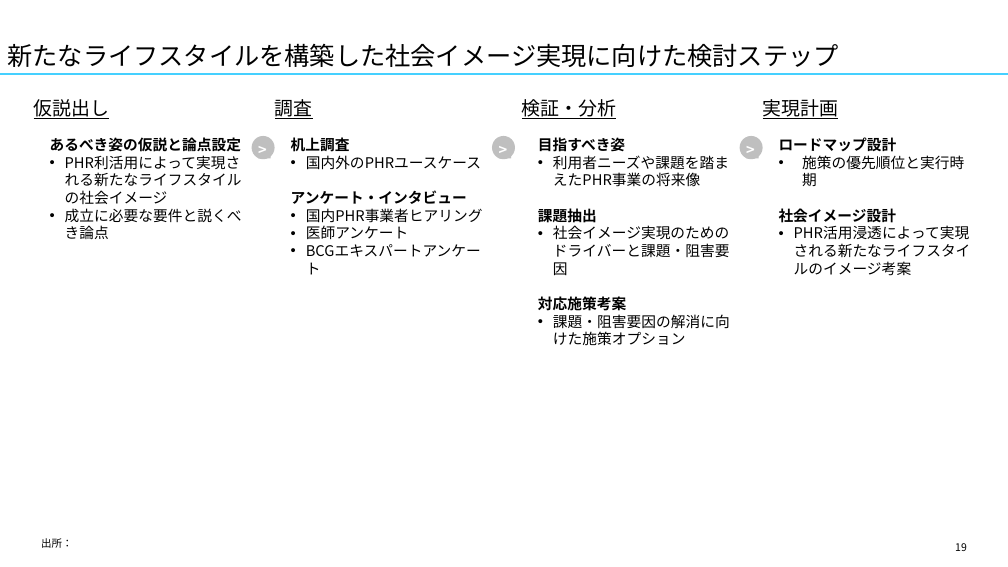
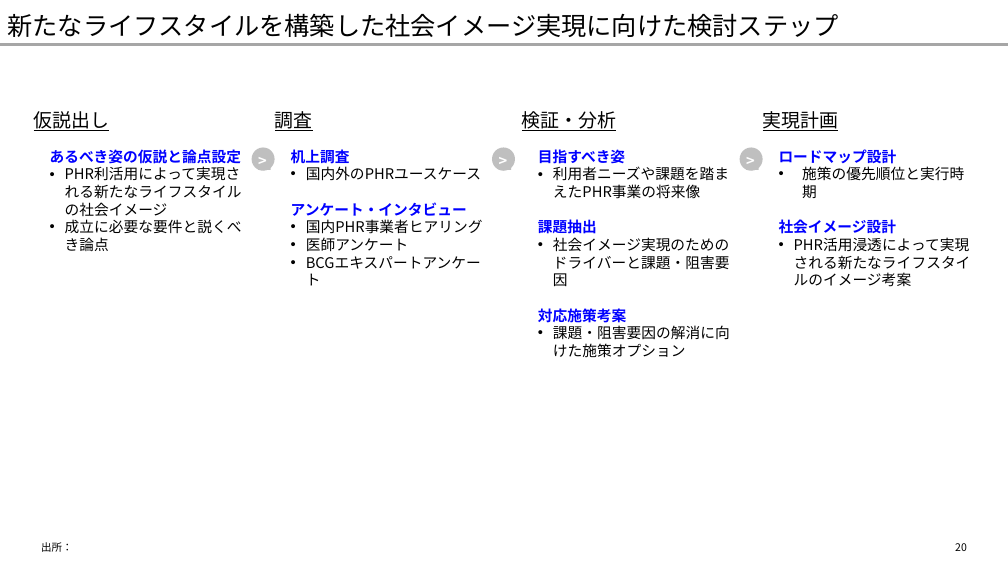
Before and after one commit to yuzucha16/dotfiles, a slide deck: slide 20 of office/Blank.potx (slide 19 before the commit). Drawn at 1008x567 pixels with LibreOffice and Linux fonts; fonts in the diff are those of the drawing. Boxes give left, top, right and bottom in pixels: in the first picture for what was removed or moved away, otherwise in the second. Text is boxed around its words. In the diff, an @@ line names an element or a change of style, - is before the commit and + after.

```diff
--- a/office/Blank.potx
+++ b/office/Blank.potx
@@ title "新たなライフスタイルを構築した社会イメージ実現に向けた検討ステップ": place and size @@
-title "新たなライフスタイルを構築した社会イメージ実現に向けた検討ステップ" at [8, 43, 839, 67]
+title "新たなライフスタイルを構築した社会イメージ実現に向けた検討ステップ" at [8, 13, 839, 37]
@@ line moved from (0, 74) - (1008, 74) to (0, 45) - (1008, 45) @@
@@ line (0, 45) - (1008, 45): stroke #45D0FF 2.25 pt to #A6A6A6 2.25 pt @@
@@ text at [50, 149, 241, 164]: text colour #000000 to #0000FF in "あるべき姿の仮説と論点設定" @@
@@ text at [291, 149, 467, 216]: text colour #000000 to #0000FF in "机上調査", "アンケート・インタビュー" @@
@@ text at [538, 149, 626, 323]: text colour #000000 to #0000FF in "目指すべき姿", "課題抽出", "対応施策考案" @@
@@ text at [779, 149, 897, 234]: text colour #000000 to #0000FF in "ロードマップ設計", "社会イメージ設計" @@
@@ 8 texts, 3 ellipses, 3 rectangles: place and size @@
-8 texts, 3 ellipses, 3 rectangles at [34, 99, 964, 346]
+8 texts, 3 ellipses, 3 rectangles at [34, 111, 964, 358]
@@ text "出所：": place and size @@
-text "出所：" at [41, 538, 72, 548]
+text "出所：" at [41, 542, 72, 552]
@@ page number at [955, 543, 967, 551]: text changed @@
-19
+20
```
Also in this commit, not shown: 33 other slides changed, 1 slide added, 1 other file.
